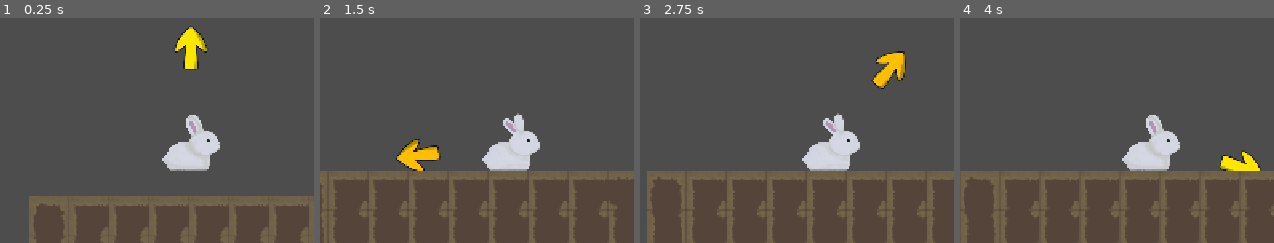
Above: before the commit, frames 1-4 (left to right).
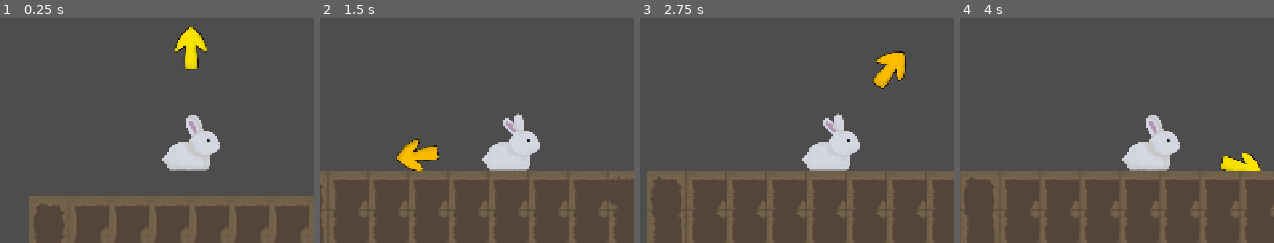
Above: after the commit, the same moments.

Repository: kaskadiia/haven-jam
Game: Godot game, scene res://scenes/game.tscn
Two runs of this game, one before a commit and one after it. Both use one fixed random seed, a clock stepped at 60 frames per second and the inputs below.
Inputs (mouse positions are % of the whole screen's width and height, from its top left):
- Up to frame 1 (0.25 s): no input
- Up to frame 2 (1.5 s): move the mouse to (64, 45) at 0.52 s; tap Z (charge) at 0.6, 1.35 s; click (64, 45) at 0.77 s; move the mouse to (11, 55) at 1.27 s
- Up to frame 3 (2.75 s): click (11, 55) at 1.52 s; move the mouse to (49, 28) at 2.02 s; tap Z (charge) at 2.1 s
- Up to frame 4 (4 s): move the mouse to (30, 70) at 2.77 s; tap Z (charge) at 2.85, 3.6 s; click (30, 70) at 3.02 s; move the mouse to (75, 65) at 3.52 s; click (75, 65) at 3.77 s
The pictures show only the part of the screen within x 6-56%, y 22-72%; the shares and areas given below are measured in that part.

The runs differ from the first frame. In frame 1, 0.3% of the frame differs, in the area x 55-66%, y 3-24%; in frame 2, 0.4%, in the area x 24-39%, y 53-68%; in frame 3, 0.4%; in frame 4, 0.2%.

Commit message:
Add animated arrow

Diff:
--- a/scenes/player.tscn
+++ b/scenes/player.tscn
@@ -2,8 +2,9 @@
 
 [ext_resource type="Script" uid="uid://b4xrkuo0jo831" path="res://scripts/player.gd" id="1_g2els"]
 [ext_resource type="Texture2D" uid="uid://4sig7hw247jp" path="res://assets/bunny1.png" id="2_dqkch"]
-[ext_resource type="Texture2D" uid="uid://bji6qw6cnubyp" path="res://assets/Arrow.png" id="3_qhqgy"]
 [ext_resource type="Texture2D" uid="uid://qm0yqkxmdvwe" path="res://assets/bunny2.png" id="3_qlg0r"]
+[ext_resource type="Texture2D" uid="uid://bj5uwlwmke6ij" path="res://assets/Arrow1.png" id="4_qlg0r"]
+[ext_resource type="Texture2D" uid="uid://lx7ohld7665l" path="res://assets/Arrow2.png" id="5_tuyoq"]
 
 [sub_resource type="CapsuleShape2D" id="CapsuleShape2D_rjr5b"]
 radius = 45.0
@@ -23,6 +24,20 @@
 "speed": 1.0
 }]
 
+[sub_resource type="SpriteFrames" id="SpriteFrames_uci4i"]
+animations = [{
+"frames": [{
+"duration": 1.0,
+"texture": ExtResource("4_qlg0r")
+}, {
+"duration": 1.0,
+"texture": ExtResource("5_tuyoq")
+}],
+"loop": 1,
+"name": &"default",
+"speed": 1.0
+}]
+
 [node name="Player" type="CharacterBody2D" unique_id=412430487]
 script = ExtResource("1_g2els")
 
@@ -35,13 +50,15 @@
 scale = Vector2(0.2, 0.2)
 sprite_frames = SubResource("SpriteFrames_tgbg3")
 autoplay = "default"
-frame_progress = 0.36667418
+frame_progress = 0.47027048
 
 [node name="CollisionShape2D" type="CollisionShape2D" parent="." unique_id=350491677]
 shape = SubResource("CapsuleShape2D_rjr5b")
 
-[node name="Indicator" type="Sprite2D" parent="." unique_id=1525900056]
+[node name="Indicator" type="AnimatedSprite2D" parent="." unique_id=1241155966]
 scale = Vector2(0.75, 0.75)
-texture = ExtResource("3_qhqgy")
+sprite_frames = SubResource("SpriteFrames_uci4i")
+autoplay = "default"
+frame_progress = 0.9832568
 
 [connection signal="area_entered" from="hitbox" to="." method="_on_hitbox_area_entered"]
Binary file removed: assets/Arrow.png
Binary file added: assets/Arrow1.png
Not shown, changed: assets/Arrow1.png.import
Binary file added: assets/Arrow2.png
Not shown, added: assets/Arrow2.png.import
